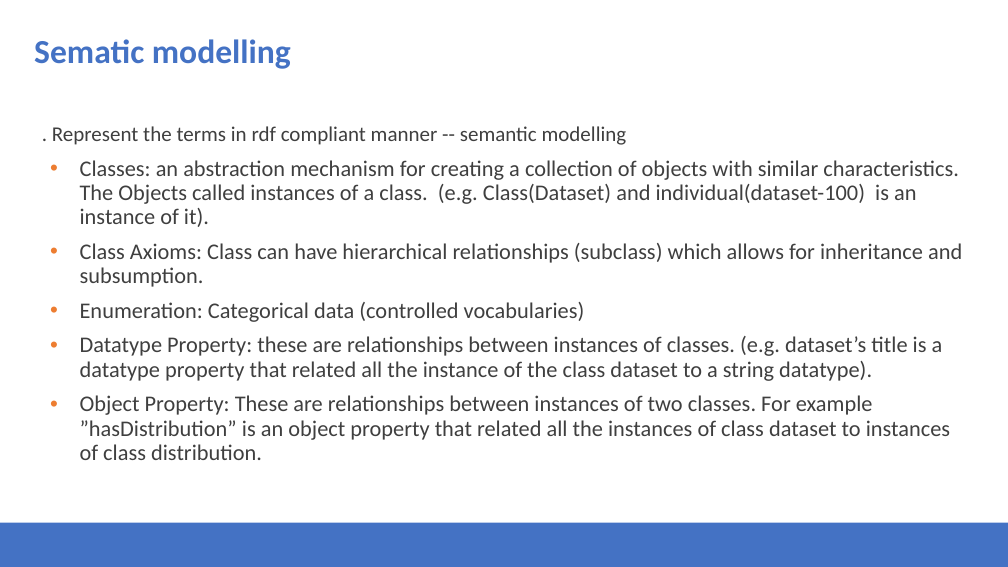
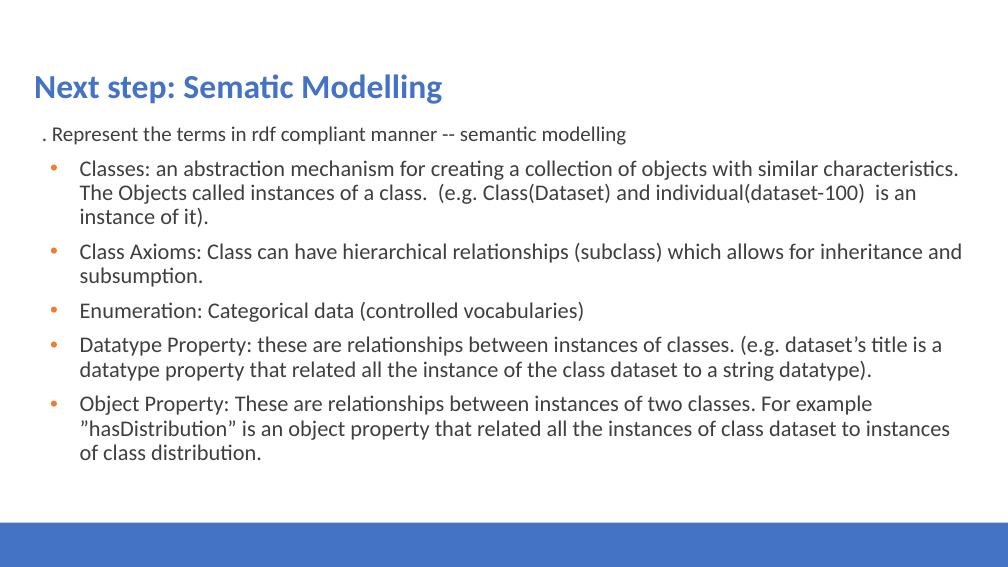
Before and after one commit to Health-RI/health-ri-metadata, a slide deck: slide 19 of Presentations/31082023HRI_Metadata_Schema_ImagingGroup_KickOff.pptx. Drawn at 1008x567 pixels with LibreOffice and Linux fonts; fonts in the diff are those of the drawing; background and template pictures are left out. Boxes give left, top, right and bottom in pixels: in the first picture for what was removed or moved away, otherwise in the second. Text is boxed around its words. In the diff, an @@ line names an element or a change of style, - is before the commit and + after.

```diff
--- a/Presentations/31082023HRI_Metadata_Schema_ImagingGroup_KickOff.pptx
+++ b/Presentations/31082023HRI_Metadata_Schema_ImagingGroup_KickOff.pptx
@@ title at (34, 74, 442, 104): text changed @@
-Sematic modelling
+Next step: Sematic Modelling
```
Also in this commit, not shown: 13 other slides changed, 3 slides added, 5 slides removed.
